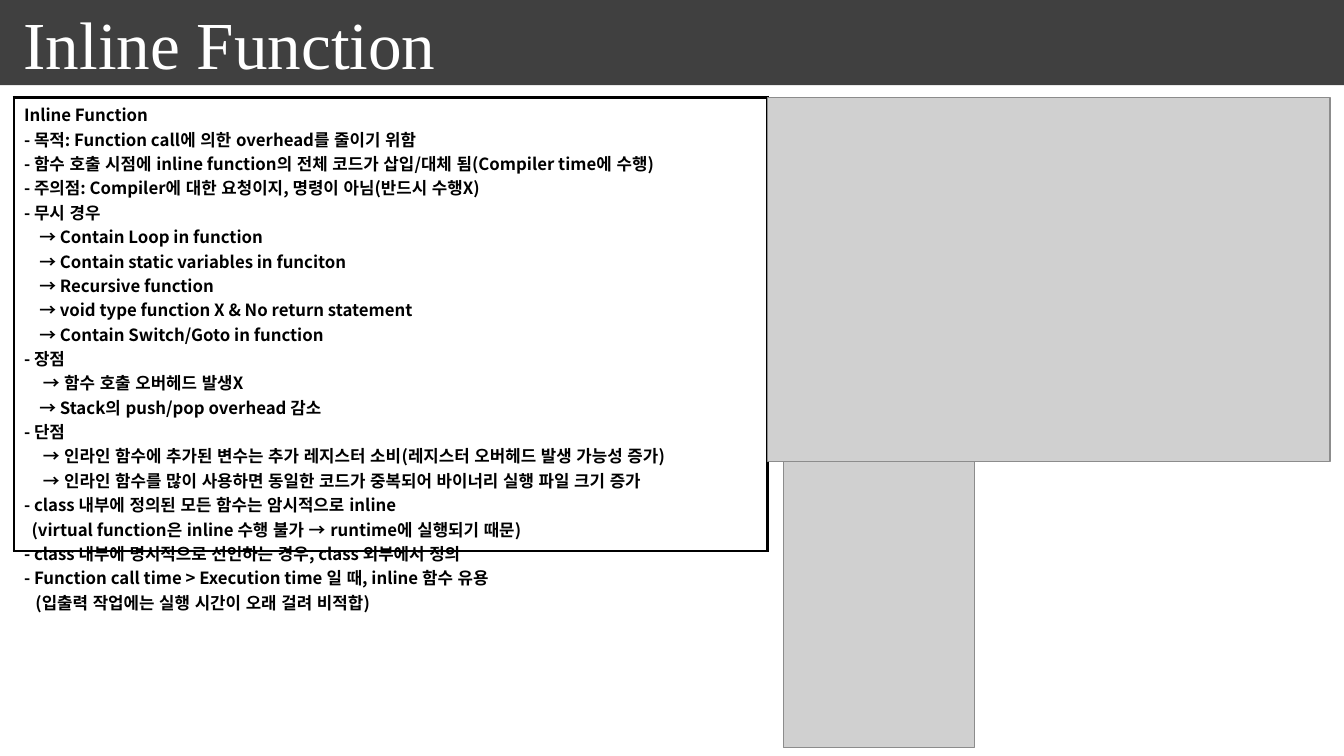
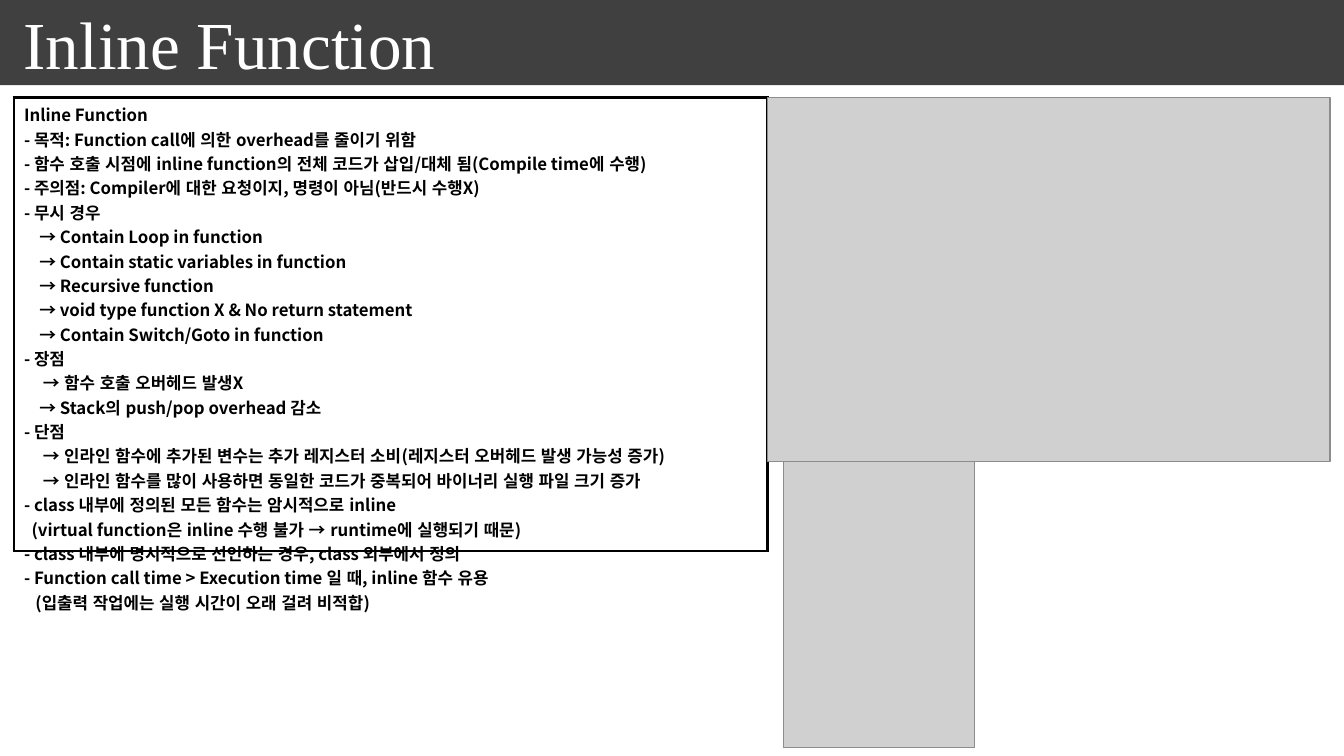
Before and after one commit to seonghokim/Study, a slide deck: slide 10 of everything in c++.pptx. Drawn at 1344x756 pixels with LibreOffice and Linux fonts; fonts in the diff are those of the drawing; grey boxes stand for pictures. Boxes give left, top, right and bottom in pixels: in the first picture for what was removed or moved away, otherwise in the second. Text is boxed around its words. In the diff, an @@ line names an element or a change of style, - is before the commit and + after.

```diff
--- a/everything in c++.pptx
+++ b/everything in c++.pptx
@@ table at box(14, 98, 768, 617) @@
-row 1, column 1: Inline Function / - 목적: Function call에 의한 overhead를 줄이기 위함 / - 함수 호출 시점에 inline function의 전체 코드가 삽입/대체 됨(Compiler time에 수행) / - 주의점: Compiler에 대한 요청이지, 명령이 아님(반드시 수행X) / - 무시 경우 / → Contain Loop in function / → Contain static variables in funciton / → Recursive function / → void type function X & No return statement / → Contain Switch/Goto in function / - 장점 / → 함수 호출 오버헤드 발생X / → Stack의 push/pop overhead 감소 / - 단점 / → 인라인 함수에 추가된 변수는 추가 레지스터 소비(레지스터 오버헤드 발생 가능성 증가) / → 인라인 함수를 많이 사용하면 동일한 코드가 중복되어 바이너리 실행 파일 크기 증가 / - class 내부에 정의된 모든 함수는 암시적으로 inline / (virtual function은 inline 수행 불가 → runtime에 실행되기 때문) / - class 내부에 명시적으로 선언하는 경우, class 외부에서 정의 / - Function call time > Execution time 일 때, inline 함수 유용 / (입출력 작업에는 실행 시간이 오래 걸려 비적합)
+row 1, column 1: Inline Function / - 목적: Function call에 의한 overhead를 줄이기 위함 / - 함수 호출 시점에 inline function의 전체 코드가 삽입/대체 됨(Compile time에 수행) / - 주의점: Compiler에 대한 요청이지, 명령이 아님(반드시 수행X) / - 무시 경우 / → Contain Loop in function / → Contain static variables in function / → Recursive function / → void type function X & No return statement / → Contain Switch/Goto in function / - 장점 / → 함수 호출 오버헤드 발생X / → Stack의 push/pop overhead 감소 / - 단점 / → 인라인 함수에 추가된 변수는 추가 레지스터 소비(레지스터 오버헤드 발생 가능성 증가) / → 인라인 함수를 많이 사용하면 동일한 코드가 중복되어 바이너리 실행 파일 크기 증가 / - class 내부에 정의된 모든 함수는 암시적으로 inline / (virtual function은 inline 수행 불가 → runtime에 실행되기 때문) / - class 내부에 명시적으로 선언하는 경우, class 외부에서 정의 / - Function call time > Execution time 일 때, inline 함수 유용 / (입출력 작업에는 실행 시간이 오래 걸려 비적합)
```
Also in this commit, not shown: 2 other slides changed, 6 slides added.
